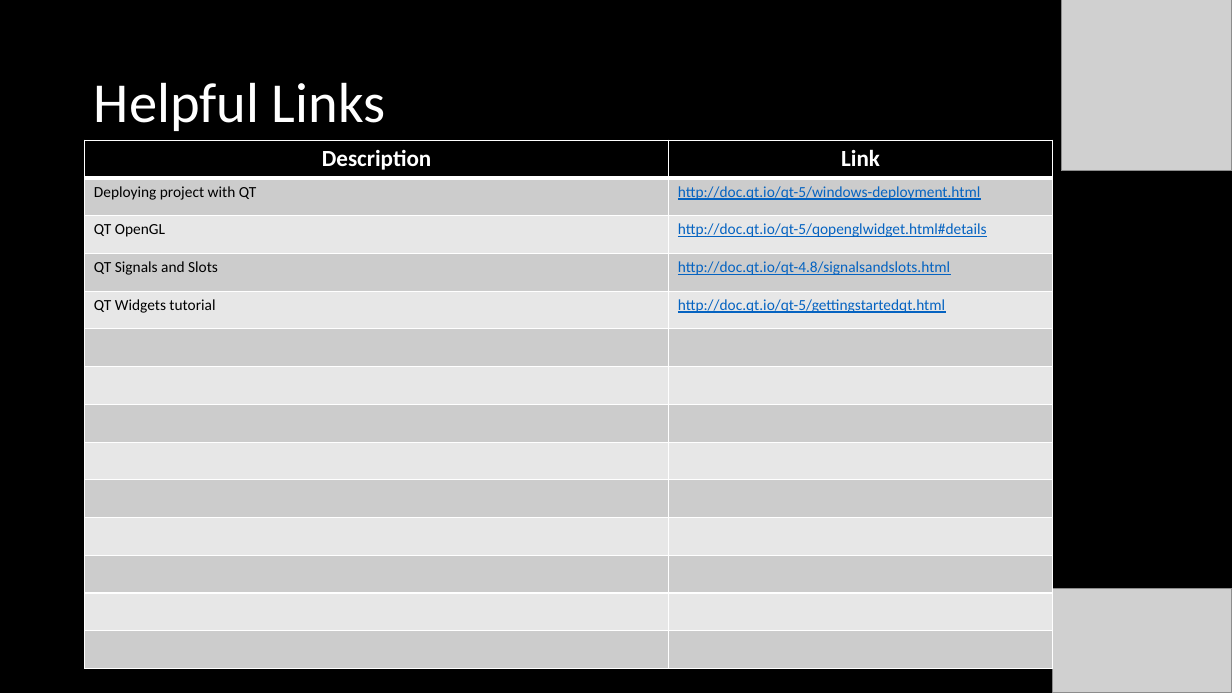
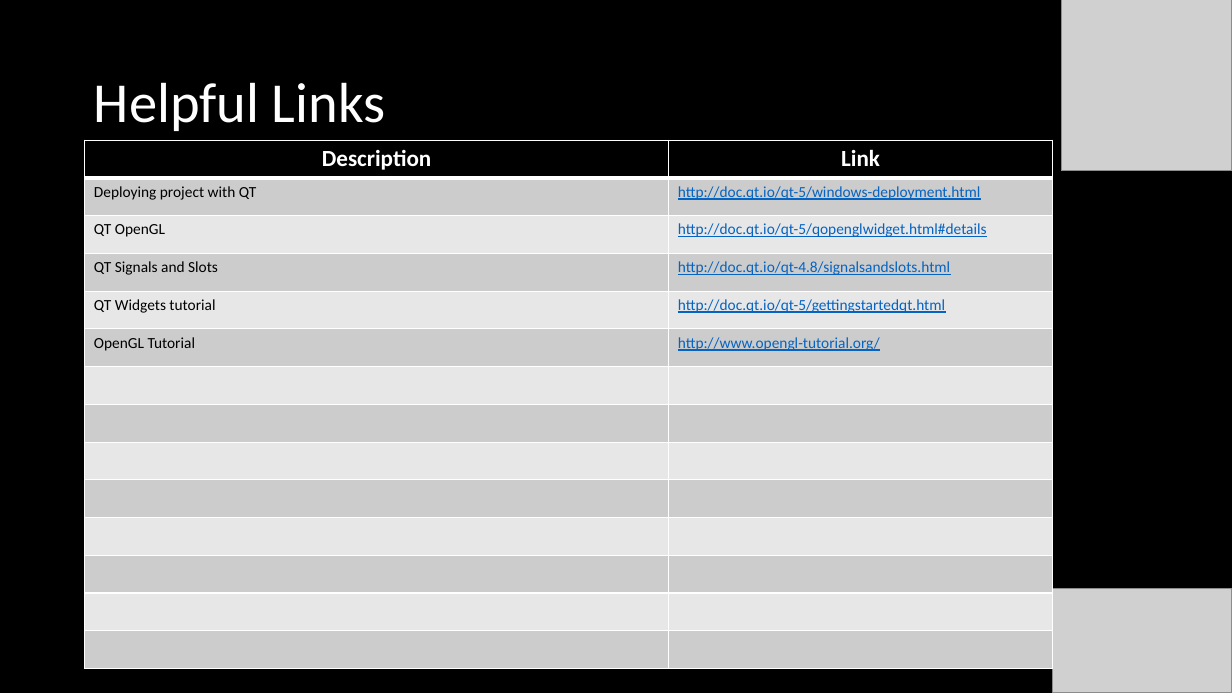
Before and after one commit to henry-valentine/COMPASS, a slide deck: slide 26 of documentation/COMPASS Project Status Document.pptx (slide 25 before the commit). Drawn at 1232x693 pixels with LibreOffice and Linux fonts; fonts in the diff are those of the drawing; grey boxes stand for pictures. Boxes give left, top, right and bottom in pixels: in the first picture for what was removed or moved away, otherwise in the second. Text is boxed around its words. In the diff, an @@ line names an element or a change of style, - is before the commit and + after.

Commit message:
Update UI Layout messing with OpenGL code

```diff
--- a/documentation/COMPASS Project Status Document.pptx
+++ b/documentation/COMPASS Project Status Document.pptx
@@ table at [85, 140, 1054, 669] @@
+row 6: OpenGL Tutorial | http://www.opengl-tutorial.org/
-row 14:  | 
```
Also in this commit, not shown: 6 other slides changed, 1 slide added, 30 other files.
